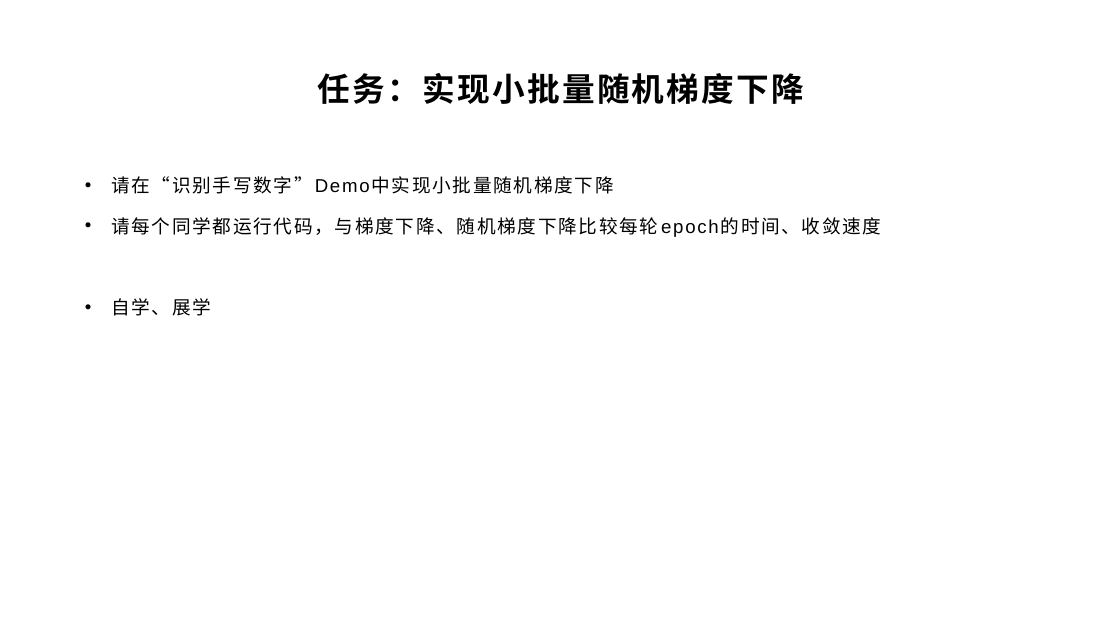
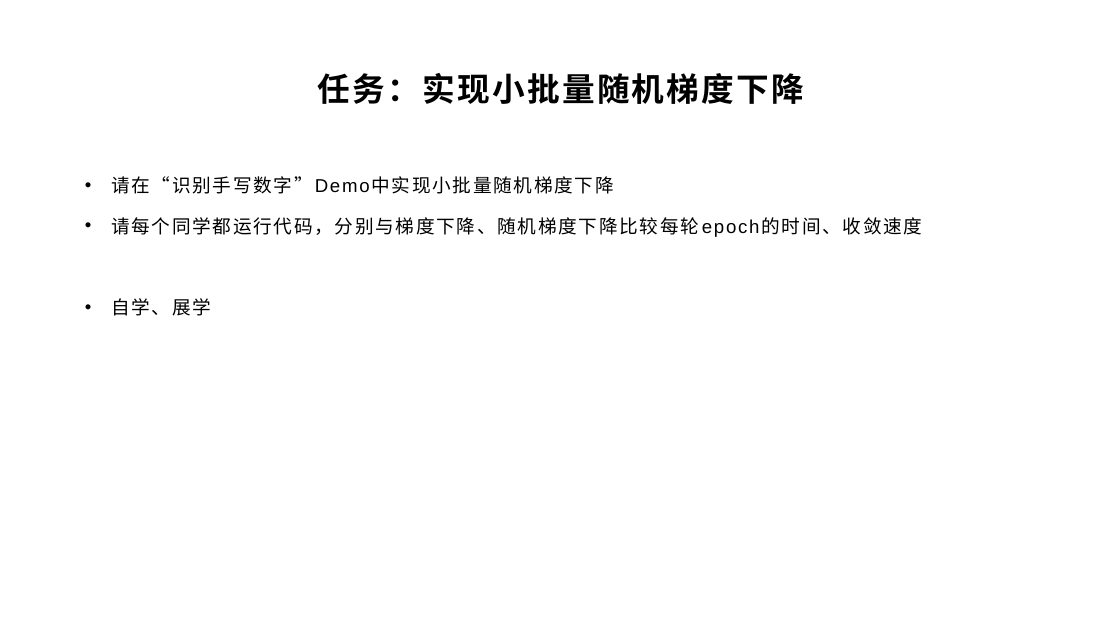
Before and after one commit to yyc-git/DeepLearningEdu, a slide deck: slide 14 of lessons/7_mini_batch/ppt/使用小批量随机梯度下降.pptx. Drawn at 1120x630 pixels with LibreOffice and Linux fonts; fonts in the diff are those of the drawing; background and template pictures are left out. Boxes give left, top, right and bottom in pixels: in the first picture for what was removed or moved away, otherwise in the second. Text is boxed around its words. In the diff, an @@ line names an element or a change of style, - is before the commit and + after.

```diff
--- a/lessons/7_mini_batch/ppt/使用小批量随机梯度下降.pptx
+++ b/lessons/7_mini_batch/ppt/使用小批量随机梯度下降.pptx
@@ text at (111,217,922,235): text changed @@
-• 请每个同学都运行代码，与梯度下降、随机梯度下降比较每轮epoch的时间、收敛速度
+• 请每个同学都运行代码，分别与梯度下降、随机梯度下降比较每轮epoch的时间、收敛速度
```
Also in this commit, not shown: 6 other slides changed, 2 other files.
